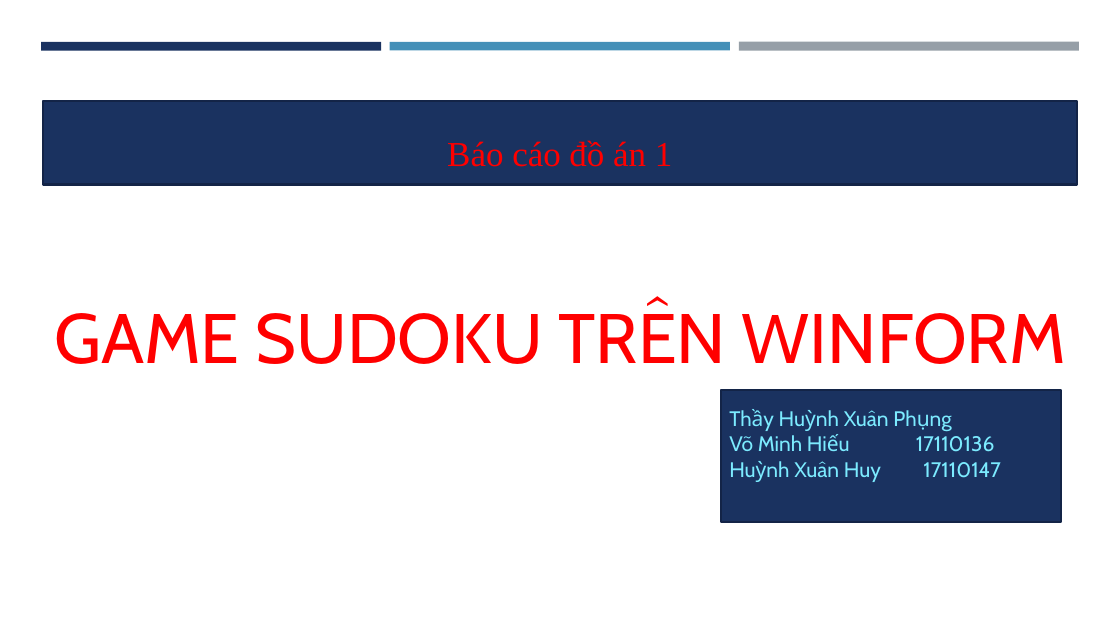
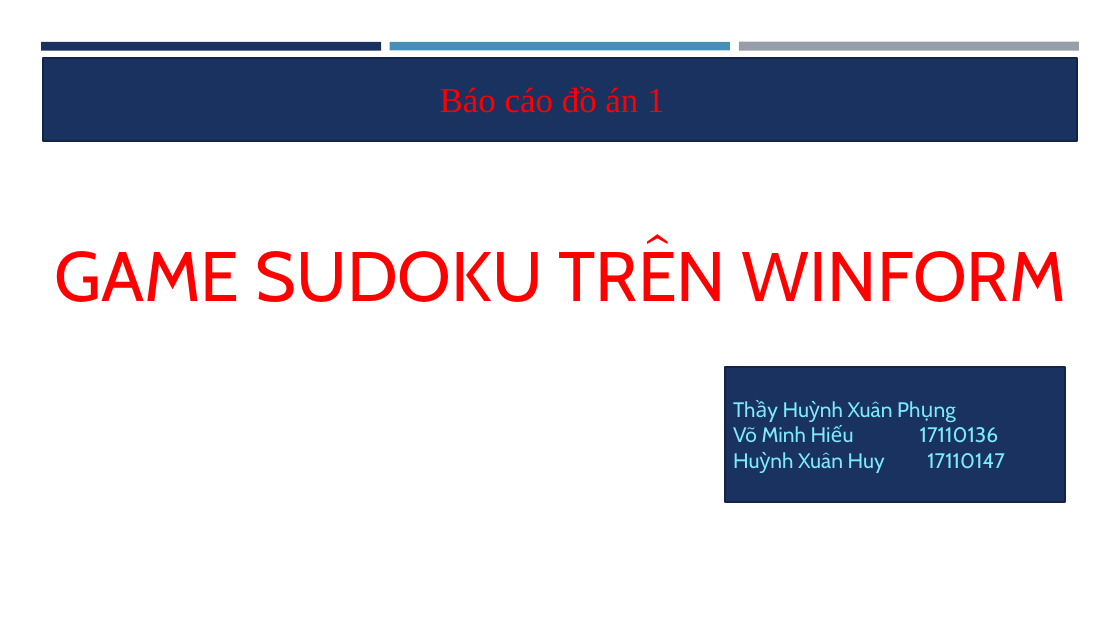
Before and after one commit to minhhieu023/Project1, a slide deck: slide 1 of Document/ThuyetTrinh.pptx. Drawn at 1120x630 pixels with LibreOffice and Linux fonts; fonts in the diff are those of the drawing. Boxes give left, top, right and bottom in pixels: in the first picture for what was removed or moved away, otherwise in the second. Text is boxed around its words. In the diff, an @@ line names an element or a change of style, - is before the commit and + after.

```diff
--- a/Document/ThuyetTrinh.pptx
+++ b/Document/ThuyetTrinh.pptx
@@ rectangle: place and size @@
-rectangle at (43, 102, 1077, 185)
+rectangle at (43, 58, 1077, 141)
@@ text "Báo cáo đồ án 1": place and size @@
-text "Báo cáo đồ án 1" at (447, 140, 672, 167)
+text "Báo cáo đồ án 1" at (440, 86, 664, 113)
@@ title "GAME SUDOKU TRÊN WINFORM": place and size @@
-title "GAME SUDOKU TRÊN WINFORM" at (54, 304, 1066, 364)
+title "GAME SUDOKU TRÊN WINFORM" at (54, 242, 1066, 302)
@@ rectangle "Thầy Huỳnh Xuân Phụng": place and size @@
-rectangle "Thầy Huỳnh Xuân Phụng" at (721, 390, 1061, 523)
+rectangle "Thầy Huỳnh Xuân Phụng" at (725, 367, 1065, 502)
```
Also in this commit, not shown: 4 other slides changed, 2 slides added, 3 slides removed, 11 other files.
